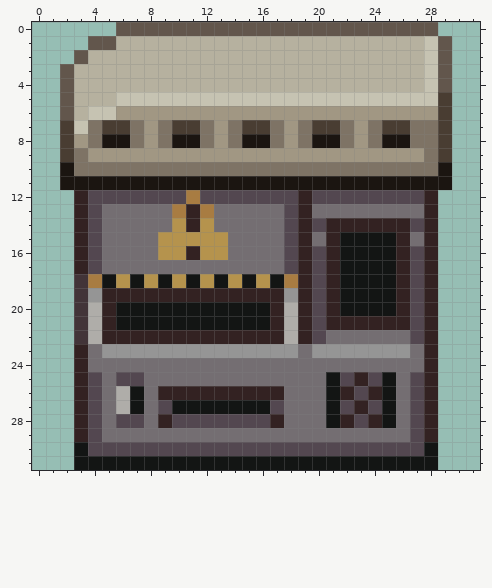
Pixel-art sprite: Resources/Textures/_NF/Structures/Machines/material_reclaimer.rsi/icon.png. Above is the file before it was changed.
The file is 32x32 pixels. Colours within 5 levels of each other are drawn and written as one.
After the commit:
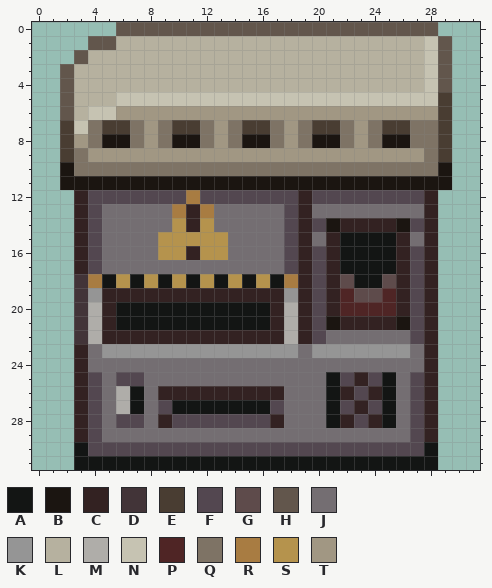
Palette (. is transparent): A #131514  B #1b1511  C #332222  D #423438  E #493d32  F #534750  G #5e4b4b  H #62564c  J #746e72  K #959595  L #b6b19f  M #afada9  N #c6c3b2  P #4f2525  Q #7e7365  R #a87c42  S #b5934d  T #a19783
What changed:
The author changed colour C to colour B in row 14 at x 21 and 26; in row 21 at x 21 and 26.
The author changed colour A to colour G in row 18 at x 22 and 25; in row 19 at x 23 to 24.
The author changed colour A to colour P in row 19 at x 22 and 25; in row 20 at x 22 to 25.
Where, in picture pixels (left, top, right, bottom), the same in both pictures:
changed: (326, 218, 410, 232)
changed: (326, 274, 410, 330)
